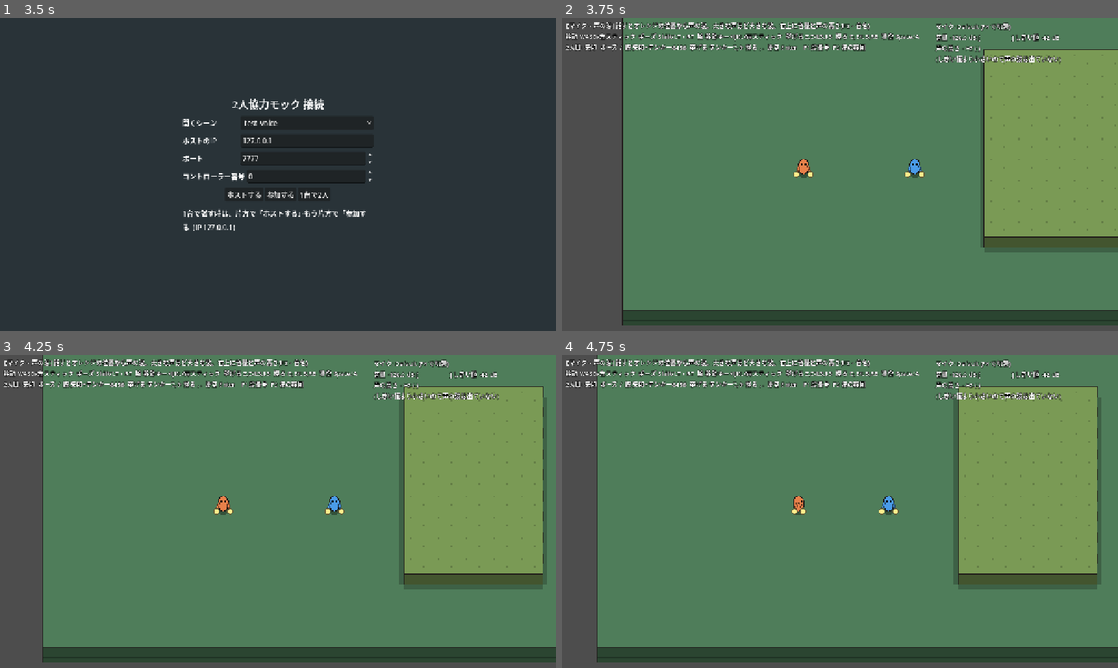
Above: before the commit, frames 1-4 (two rows, left to right).
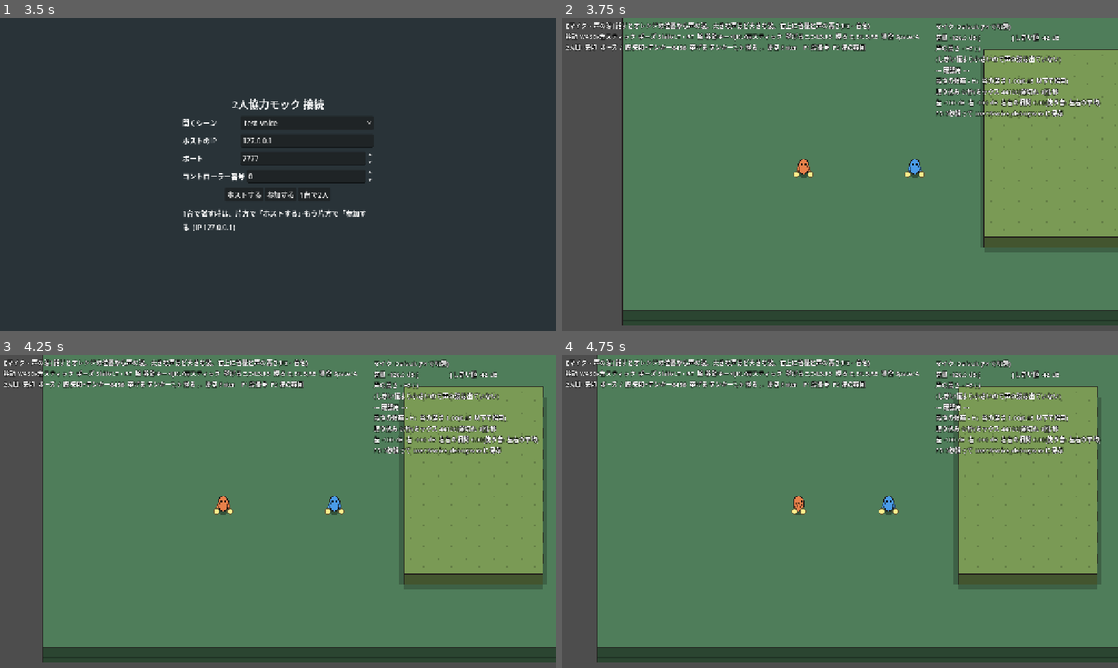
Above: after the commit, the same moments.

Repository: tmichiya/mock-of-nazotoki-game-2
Game: Godot game, scene res://scenes/ui/connect_screen.tscn
Same seed, same stepped clock (60 frames per second), same inputs: the game is played once before the commit and once after it.
Inputs (mouse positions are in pixels of both pictures, inside the frame that each line leads up to):
- Up to frame 1 (3.5 s): click "catalog" at 0.5 s; click "ホストする" at 1.25 s; click "test_voice" at 2 s; click "参加する" at 2.75 s
- Up to frame 2 (3.75 s): click "1台で2人" at 3.5 s
- Up to frame 3 (4.25 s): no input
- Up to frame 4 (4.75 s): tap Enter at 4.25 s; move the mouse to (962, 495) at 4.27 s; hold D from 4.28 s (still down); tap Shift at 4.35 s; click (962, 495) at 4.42 s; tap Space at 4.52 s

Frame 1 is identical in both runs. In frame 2, 1.5% of the frame differs, in the area x 67-97%, y 15-32%; in frame 3, 1.6%; in frame 4, 1.6%.

Commit message:
声の高さが取れない原因を調べる確認用表示(谷の深さ・途切れ・左右)とF5録音、マイクの左右の選択
Co-Authored-By: Claude Opus 5.5 <noreply@anthropic.com>

Diff:
--- a/scripts/autoload/voice.gd
+++ b/scripts/autoload/voice.gd
@@ -17,6 +17,8 @@
 signal voice_played(source: String, delay: float, immediate: bool)
 ## 録音デバイスを切り替えた
 signal input_device_changed(device_name: String)
+## 確認用の録音を保存した(F5)
+signal debug_recording_saved(path: String)
 
 const MIC_BUS := "VoiceMic"
 
@@ -62,6 +64,8 @@
 		AudioServer.add_bus_effect(idx, AudioEffectCapture.new())
 		AudioServer.set_bus_mute(idx, true)
 	_capture = AudioServer.get_bus_effect(idx, 0) as AudioEffectCapture
+	# 取り込みの溜めを長めにする(フレームが詰まった時に音を落とさないように)
+	_capture.buffer_length = 0.5
 	_apply_input_device()
 	_mic_player = AudioStreamPlayer.new()
 	_mic_player.bus = MIC_BUS
@@ -118,8 +122,87 @@
 
 
 func _unhandled_input(event: InputEvent) -> void:
-	if event is InputEventKey and event.pressed and not event.echo and event.physical_keycode == KEY_F4:
-		cycle_input_device()
+	if event is InputEventKey and event.pressed and not event.echo:
+		if event.physical_keycode == KEY_F4:
+			cycle_input_device()
+		elif event.physical_keycode == KEY_F5:
+			start_debug_recording()
+
+
+# ---------------------------------------------------------------- 確認用(マイクの音の様子)
+
+## 確認用の数値:取り込めている標本の数(毎秒)、途切れの回数(毎秒)、左右の音量(dB)と相関、
+## 声の高さの候補と谷の深さ
+var debug := { capture_rate = 0.0, gaps = 0.0, left_db = -100.0, right_db = -100.0, correlation = 0.0,
+	candidate_hz = -1.0, dip = 1.0 }
+var _dbg_frames := 0
+var _dbg_gaps := 0
+var _dbg_time := 0.0
+var _dbg_zero_run := 0
+var _dbg_l := 0.0
+var _dbg_r := 0.0
+var _dbg_lr := 0.0
+var _rec_left := 0.0
+var _rec := PackedVector2Array()
+
+
+func _debug_stats(buf: PackedVector2Array, delta: float) -> void:
+	var gap_len := int(_mix_rate * 0.002)
+	for f in buf:
+		_dbg_l += f.x * f.x
+		_dbg_r += f.y * f.y
+		_dbg_lr += f.x * f.y
+		if f.x == 0.0 and f.y == 0.0:
+			_dbg_zero_run += 1
+			if _dbg_zero_run == gap_len:
+				_dbg_gaps += 1
+		else:
+			_dbg_zero_run = 0
+	_dbg_frames += buf.size()
+	_dbg_time += delta
+	if _dbg_time >= 1.0:
+		var n := maxf(_dbg_frames, 1.0)
+		debug.capture_rate = _dbg_frames / _dbg_time
+		debug.gaps = _dbg_gaps / _dbg_time
+		debug.left_db = linear_to_db(maxf(sqrt(_dbg_l / n), 1e-6))
+		debug.right_db = linear_to_db(maxf(sqrt(_dbg_r / n), 1e-6))
+		debug.correlation = _dbg_lr / maxf(sqrt(_dbg_l * _dbg_r), 1e-9)
+		_dbg_frames = 0
+		_dbg_gaps = 0
+		_dbg_time = 0.0
+		_dbg_l = 0.0
+		_dbg_r = 0.0
+		_dbg_lr = 0.0
+	if _rec_left > 0.0:
+		_rec.append_array(buf)
+		_rec_left -= delta
+		if _rec_left <= 0.0:
+			_save_debug_recording()
+
+
+## これから3秒、ゲームが聞いているマイクの音をそのまま録って user://voice_debug.wav に保存する(F5)
+func start_debug_recording(seconds: float = 3.0) -> void:
+	_rec = PackedVector2Array()
+	_rec_left = seconds
+	print("[Voice] 確認用の録音を始めました(%.0f秒)" % seconds)
+
+
+func _save_debug_recording() -> void:
+	var bytes := PackedByteArray()
+	bytes.resize(_rec.size() * 4)
+	for i in range(_rec.size()):
+		bytes.encode_s16(i * 4, clampi(int(_rec[i].x * 32767.0), -32768, 32767))
+		bytes.encode_s16(i * 4 + 2, clampi(int(_rec[i].y * 32767.0), -32768, 32767))
+	var wav := AudioStreamWAV.new()
+	wav.format = AudioStreamWAV.FORMAT_16_BITS
+	wav.mix_rate = int(_mix_rate)
+	wav.stereo = true
+	wav.data = bytes
+	var path := ProjectSettings.globalize_path("user://voice_debug.wav")
+	var err := wav.save_to_wav(path)
+	print("[Voice] 確認用の録音を保存しました: %s (err=%d)" % [path, err])
+	debug_recording_saved.emit(path)
+	_rec = PackedVector2Array()
 
 
 # ---------------------------------------------------------------- 問い合わせ
@@ -183,9 +266,18 @@
 	if avail <= 0:
 		return
 	var buf := _capture.get_buffer(avail)
+	_debug_stats(buf, delta)
 	var gain := db_to_linear(settings.mic_gain_db)
-	for f in buf:
-		_acc.append((f.x + f.y) * 0.5 * gain)
+	match settings.mic_channel:
+		1:
+			for f in buf:
+				_acc.append(f.x * gain)
+		2:
+			for f in buf:
+				_acc.append(f.y * gain)
+		_:
+			for f in buf:
+				_acc.append((f.x + f.y) * 0.5 * gain)
 
 
 func _finish_chunk(duration: float) -> void:
@@ -218,6 +310,9 @@
 	_detector.median_count = settings.pitch_median
 	_detector.hold = settings.pitch_hold
 	var raw := _detector.detect(_pitch_buf) if loud and _pitch_buf.size() >= 400 else -1.0
+	if loud:
+		debug.candidate_hz = _detector.last_candidate_hz
+		debug.dip = _detector.last_dip
 	var stable := _detector.push(raw, Waves.clock)
 	if absf(stable - _pitch_hz) > 0.5:
 		_pitch_hz = stable
--- a/scripts/parts/voice/pitch_detector.gd
+++ b/scripts/parts/voice/pitch_detector.gd
@@ -14,12 +14,17 @@
 var hold := 0.4
 
 var _history: Array = []   # [高さ, 時刻]
+## 確認用:直前の検出で一番深かった谷の深さ(0 に近いほどはっきりした高さ。1 に近いと高さが無い)と、その時の高さ
+var last_dip := 1.0
+var last_candidate_hz := -1.0
 
 
 ## samples から高さ(Hz)を求める。見つからなければ -1
 func detect(samples: PackedFloat32Array) -> float:
 	var tau_min := maxi(2, int(sample_rate / max_hz))
 	var tau_max := mini(samples.size() / 2, int(sample_rate / min_hz))
+	last_dip = 1.0
+	last_candidate_hz = -1.0
 	if tau_max <= tau_min + 2:
 		return -1.0
 	var w := samples.size() - tau_max
@@ -40,6 +45,10 @@
 		running += d[tau]
 		dn[tau] = d[tau] * tau / running if running > 0.0 else 1.0
 	var best := -1
+	for tau in range(tau_min, tau_max):
+		if dn[tau] < last_dip:
+			last_dip = dn[tau]
+			last_candidate_hz = sample_rate / tau
 	for tau in range(tau_min, tau_max):
 		if dn[tau] < threshold:
 			# 谷の底まで進む
--- a/scripts/parts/voice/voice_monitor.gd
+++ b/scripts/parts/voice/voice_monitor.gd
@@ -53,6 +53,11 @@
 		Voice.get_input_device(), Voice.get_volume_db(), "|".repeat(bars), " ".repeat(20 - bars), Voice.settings.threshold_db,
 		"%.0f" % Voice.get_pitch_hz() if Voice.get_pitch_hz() > 0 else "-",
 		PitchDetector.midi_name(midi), "話している(声の波を出している)" if Voice.is_speaking() else "(しきい値より小さいので声の波は出ていない)"]
+	var d: Dictionary = Voice.debug
+	_meter.text += "\n--- 確認用 ---\n高さの候補 %s Hz  谷の深さ %.2f(%.2f 以下で採用)\n取り込み %.0f/秒(ミックス %.0f)途切れ %.0f回/秒\n左 %.0f dB  右 %.0f dB  左右の相関 %.2f(使う音: %s)\nF5: 3秒録って user://voice_debug.wav に保存" % [
+		"%.0f" % d.candidate_hz if d.candidate_hz > 0 else "-", d.dip, Voice.settings.pitch_fallback_threshold,
+		d.capture_rate, AudioServer.get_mix_rate(), d.gaps, d.left_db, d.right_db, d.correlation,
+		["左右の平均", "左", "右"][Voice.settings.mic_channel]]
 
 
 func get_pitch_hz() -> float:
--- a/scripts/parts/voice/voice_settings.gd
+++ b/scripts/parts/voice/voice_settings.gd
@@ -6,6 +6,8 @@
 @export_group("マイク")
 ## 使う録音デバイスの名前(空なら Windows の既定の録音デバイス)。実行中は F4 で切り替えられる
 @export var input_device := ""
+## マイクの左右どちらの音を使うか(MIX = 左右の平均。片方にしか声が入らない機材や、左右で打ち消し合う時は LEFT / RIGHT)
+@export_enum("MIX", "LEFT", "RIGHT") var mic_channel := 0
 ## マイクの感度(dB。大きいほど小さな声でも拾う)
 @export_range(-20.0, 40.0, 0.5) var mic_gain_db := 0.0
 ## この音量(dB)を超えたら「話している」とみなす
Not shown, changed: README.md
